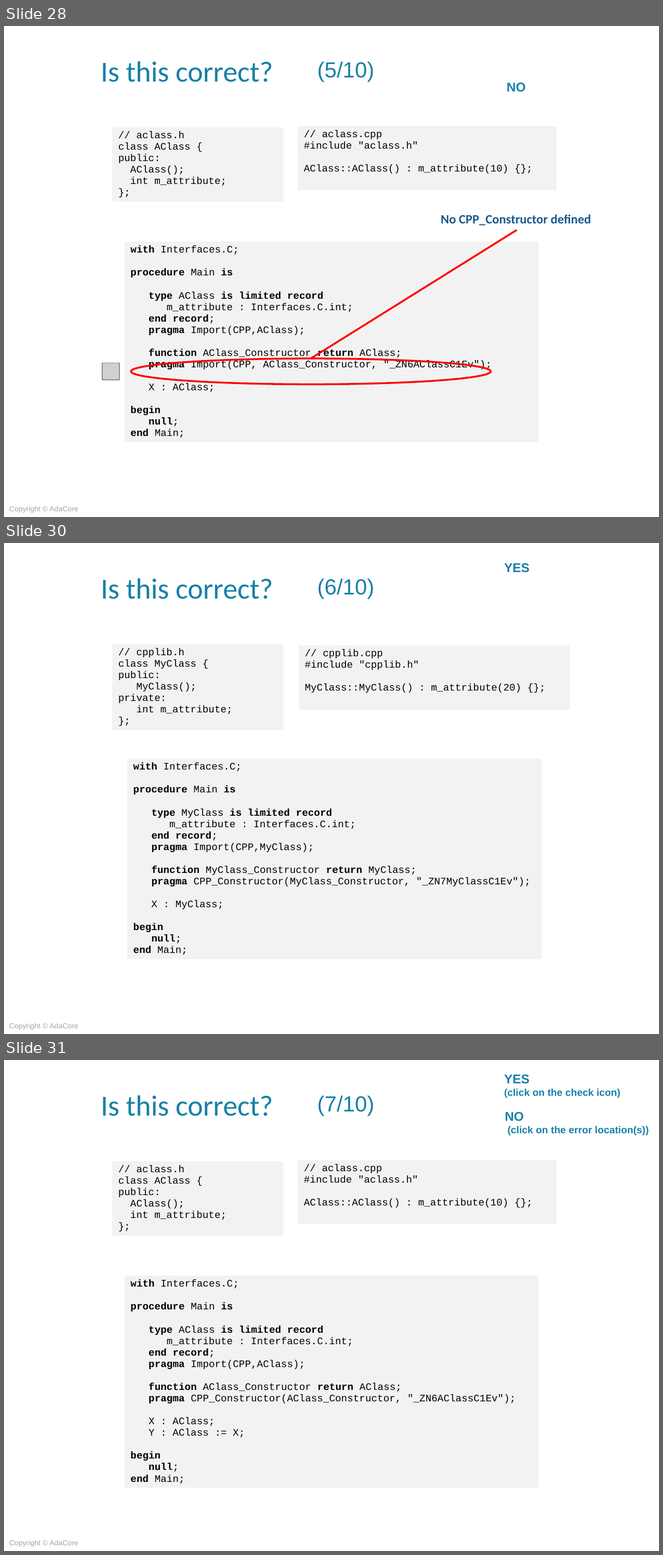
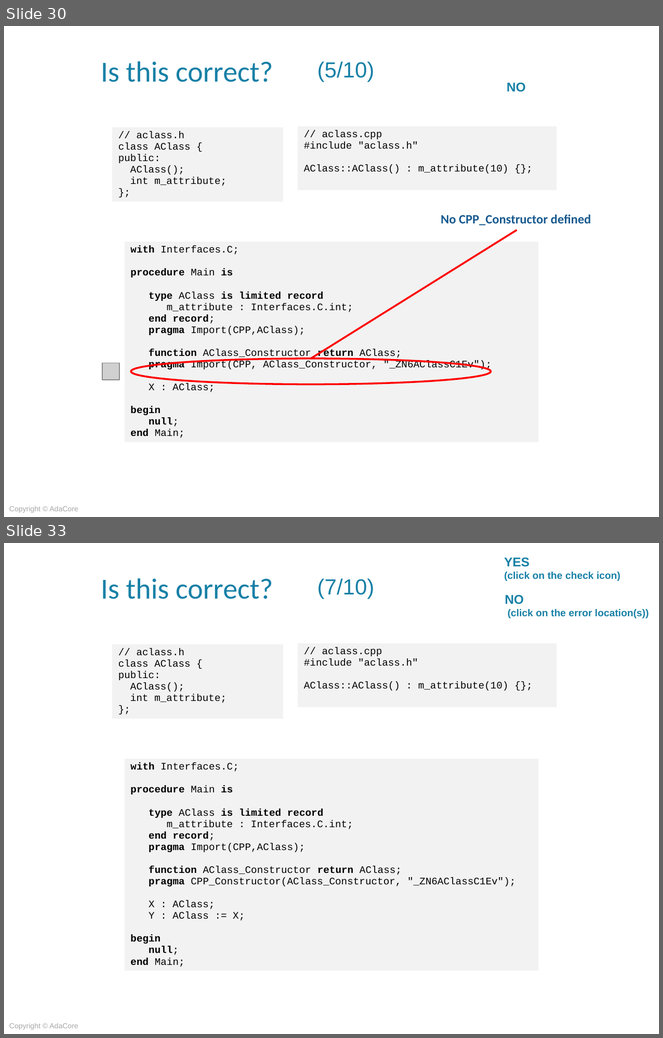
Before and after one commit to AdaCoreU/Courses, a slide deck: lectures/04_Mixed_Language_Programming_In_Ada/03_Ada_and_C++/Slides/03_Ada_and_C++.pptx. Shown one above the other, each under a label of ours: slides 28, 30 and 31 before the commit, slides 30 and 33 after it; the slides between them are not shown. The pictures are 663x1555 and 663x1038 pixels, drawn with LibreOffice and Linux fonts; fonts in the diff are those of the drawing; grey boxes stand for pictures; background and template pictures are left out. Boxes give left, top, right and bottom in pixels: in the first picture for what was removed or moved away, otherwise in the second. Text is boxed around its words. In the diff, an @@ line names an element or a change of style, - is before the commit and + after.

```diff
--- a/lectures/04_Mixed_Language_Programming_In_Ada/03_Ada_and_C++/Slides/03_Ada_and_C++.pptx
+++ b/lectures/04_Mixed_Language_Programming_In_Ada/03_Ada_and_C++/Slides/03_Ada_and_C++.pptx
@@ slide 30 removed at (4, 543, 659, 1034), background picture (left out); not listed: 2 template elements that a slide beside it also shows @@
@@ text removed at (504, 563, 530, 573) @@
-YES
@@ title removed at (318, 578, 375, 599) @@
-(6/10)
@@ table removed at (112, 644, 284, 734), 1 rows, 1 columns @@
-// cpplib.h / class MyClass { / public: / MyClass(); / private: / int m_attribute; / };
@@ table removed at (298, 645, 571, 711), 1 rows, 1 columns @@
-// cpplib.cpp / #include "cpplib.h" / MyClass::MyClass() : m_attribute(20) {};
@@ table removed at (127, 759, 541, 969), 1 rows, 1 columns @@
-with Interfaces.C; / procedure Main is / type MyClass is limited record / m_attribute : Interfaces.C.int; / end record; / pragma Import(CPP,MyClass); / function MyClass_Constructor return MyClass; / pragma CPP_Constructor(MyClass_Constructor, "_ZN7MyClassC1Ev"); / X : MyClass; / begin / null; / end Main;
@@ what was slide 28 is now slide 30 @@
@@ what was slide 31 is now slide 33 @@
```
Also in this commit, not shown: 9 slides added, 6 other slides removed, 1 other file.
